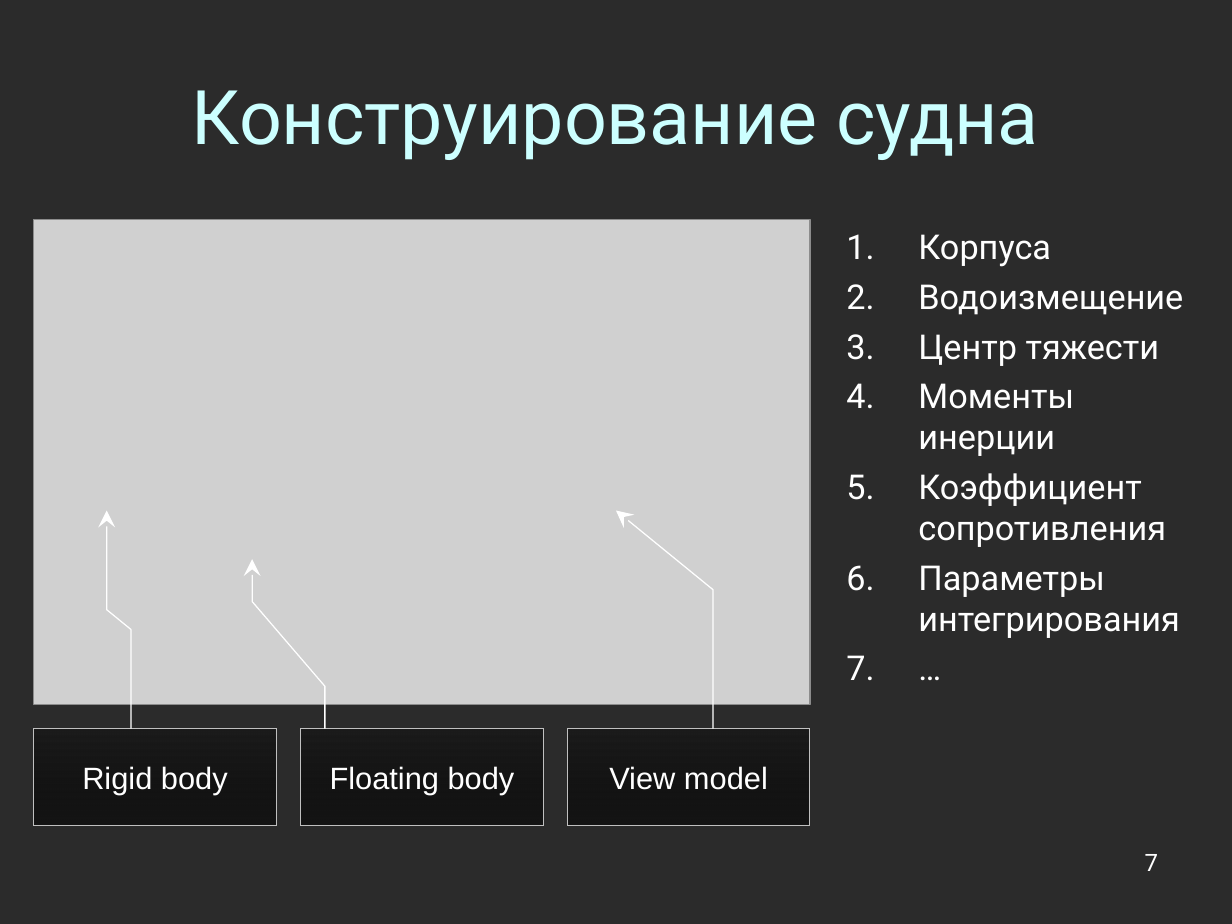
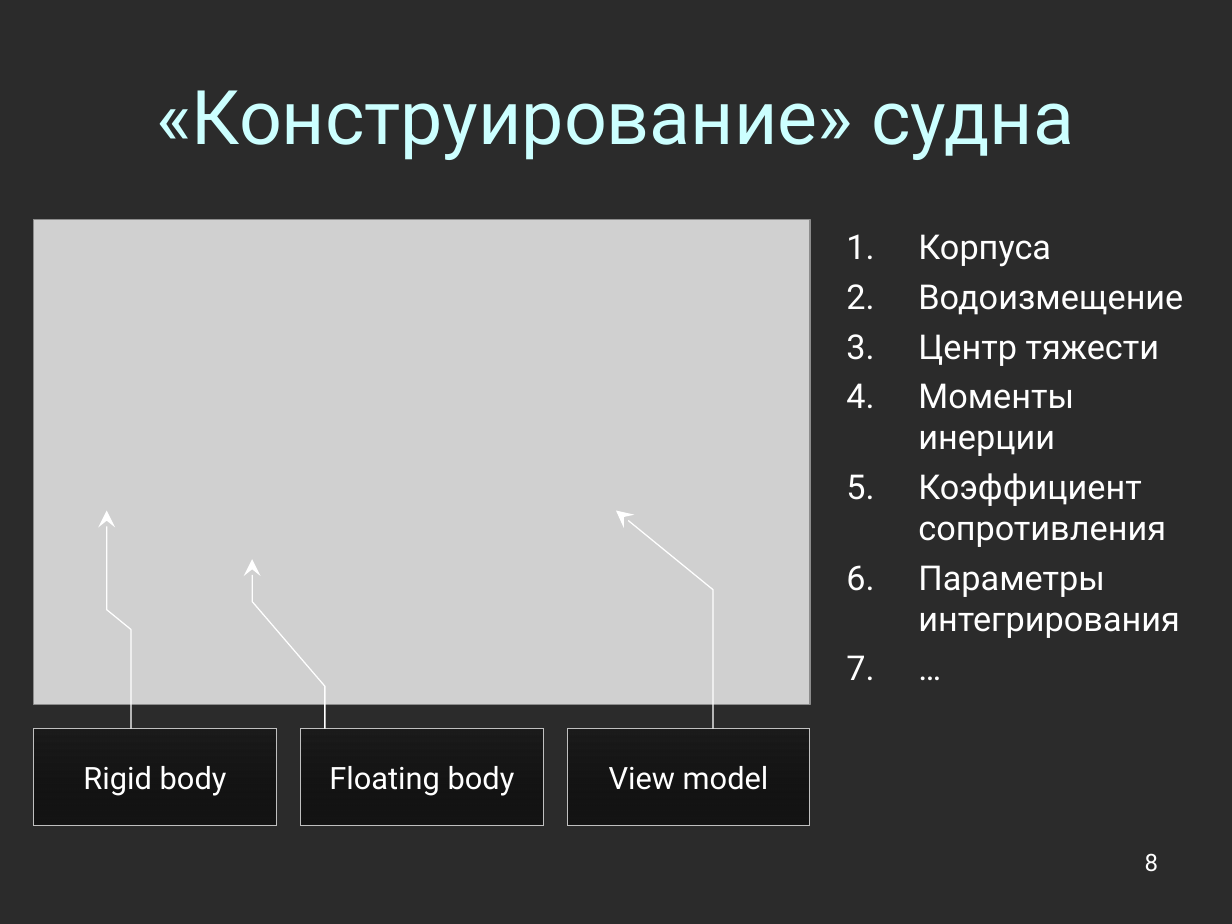
Before and after one commit to Jacobi20/nano-vis, a slide deck: slide 8 of docs/conf_2011_cyprus/conf_2011_cyprus.ppt (slide 7 before the commit). Drawn at 1232x924 pixels with LibreOffice and Linux fonts; fonts in the diff are those of the drawing; grey boxes stand for pictures; background and template pictures are left out; a plain dark background stands for a picture behind light text. Boxes give left, top, right and bottom in pixels: in the first picture for what was removed or moved away, otherwise in the second. Text is boxed around its words. In the diff, an @@ line names an element or a change of style, - is before the commit and + after.

```diff
--- a/docs/conf_2011_cyprus/conf_2011_cyprus.ppt
+++ b/docs/conf_2011_cyprus/conf_2011_cyprus.ppt
@@ title at box(156, 90, 1074, 160): text changed @@
-Конструирование судна
+«Конструирование» судна
@@ font Arial to Roboto in 3 elements at box(33, 728, 276, 825), box(301, 728, 543, 825), box(568, 728, 811, 825) @@
@@ page number at box(1145, 853, 1158, 872): text changed @@
-7
+8
```
Also in this commit, not shown: 10 other slides changed, 8 slides added, 1 slide removed, 5 other files.
